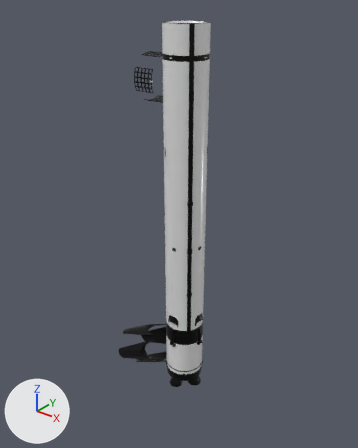
The glTF model public/lab/3dModels/rocket_model_v1.glb: old version first, new version second.
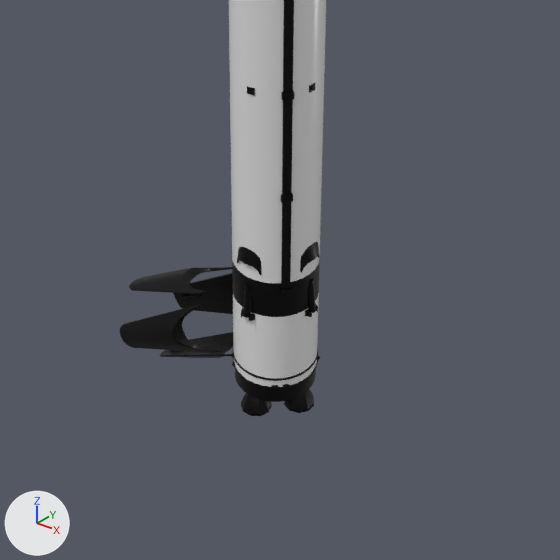
The first picture shows the older version from a 50 mm lens placed at (13.47, -17.32, 21.16), pointed at (-0.56, 0.22, 10.28). The close-ups show the older and then the newer version on the part from 19% to 85% of the width and 47% to 100% of the height of that picture. Only the edits that show in the close-ups are written down. The axes (+X, +Y, +Z) are drawn at lower left. The lights are the same throughout. Both versions are drawn at frame 120 of the action 'LandingPadAnim.001'; the numbers are the values there. Vertices at exactly the same position are counted once.

In view in the first close-up: 'Cube.003', 'LandingPad', 'MainBody', 'MainBody.001', 'N1' and 4 more.
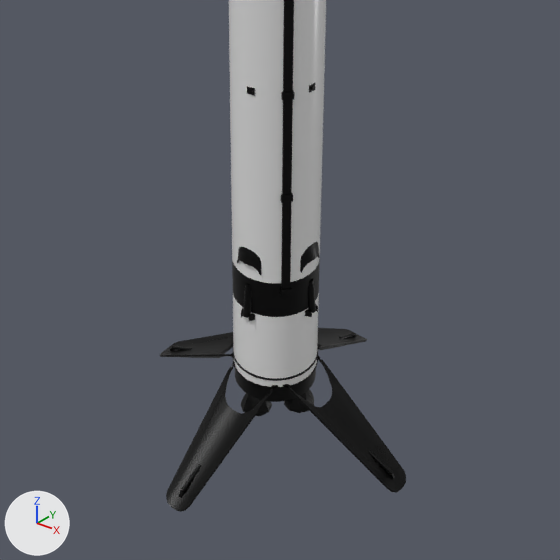
Not visible in the close-ups: 'PadAnchor_270'.

The change in detail:
me_cube_004 is used by ob_landingpad; parent ob_rocketmodel; location (-0.845, 0.613, 1.868); rotation (2.094, 0.0, -1.571), in degrees (120, 0, -90).
me_cube_004 had 1920 vertices, 3792 faces and spanned x -0.55..1.78, y -0.32..2.01, z -0.02..3.38.
me_cube_004 now has 480 vertices, 948 faces and spans x -0.03..1.26, y -0.32..0.04, z -0.02..3.38.
me_cube_004 part 1: 9 loose pieces with 1440 vertices, spanning x -0.55..1.78, y 0.2..2.01, z -0.02..3.38, are deleted.
Mesh me_cube_003 is new.
It has 28 vertices, 52 faces and spans x -0.0276..0.0822, y -0.0358..0.0358, z -0.0645..0.0743.
It uses material mat_secondarycolor (black #000000).
Mesh me_cylinder_026 is new.
It has 40 vertices, 76 faces and spans x -0.042..0.042, y -0.042..0.042, z -0.001..0.699.
It uses material mat_secondarycolor (black #000000).
Object 'H6_270' (ob_h6_270) is new; it shows me_cylinder_026.
Its parent is ob_padanchor_270.
Its location is (0.0432, 0.0, 0.064).
Its rotation in degrees is (0, 67, 0).
Object 'PadAnchor_270' (ob_padanchor_270) is new; it shows me_cube_003.
Its parent is ob_landingpad_270.
Its location is (0.613, -0.106, 3.051).
Its rotation in degrees is (0, 120, 90).
Object 'LandingPad_270' (ob_landingpad_270) is new; it shows me_cube_004.
Its parent is ob_legpivot_270.
Its location is (-0.845, 0.613, 1.868).
Its rotation in degrees is (120, 0, -90).
Object 'LegPivot_270' (ob_legpivot_270) is new.
Its parent is ob_rocketmodel.
Its location is (0.0, 0.0, 0.0).
Its rotation in degrees is (0, 0, -90).
Object 'H6_180' (ob_h6_180) is new; it shows a copy of me_cylinder_026.
Its parent is ob_padanchor_180.
Its location is (0.0432, 0.0, 0.064).
Its rotation in degrees is (0, 67, 0).
Object 'PadAnchor_180' (ob_padanchor_180) is new; it shows a copy of me_cube_003.
Its parent is ob_landingpad_180.
Its location is (0.613, -0.106, 3.051).
Its rotation in degrees is (0, 120, 90).
Object 'LandingPad_180' (ob_landingpad_180) is new; it shows me_cube_004.
Its parent is ob_legpivot_180.
Its location is (-0.845, 0.613, 1.868).
Its rotation in degrees is (120, 0, -90).
Object 'LegPivot_180' (ob_legpivot_180) is new.
Its parent is ob_rocketmodel.
Its location is (0.0, 0.0, 0.0).
Its rotation in degrees is (0, 0, -180).
Object 'H6_090' (ob_h6_090) is new; it shows a copy of me_cylinder_026.
Its parent is ob_padanchor_090.
Its location is (0.0432, 0.0, 0.064).
Its rotation in degrees is (0, 67, 0).
Object 'PadAnchor_090' (ob_padanchor_090) is new; it shows a copy of me_cube_003.
Its parent is ob_landingpad_090.
Its location is (0.613, -0.106, 3.051).
Its rotation in degrees is (0, 120, 90).
Object 'LandingPad_090' (ob_landingpad_090) is new; it shows me_cube_004.
Its parent is ob_legpivot_090.
Its location is (-0.845, 0.613, 1.868).
Its rotation in degrees is (120, 0, -90).
Object 'LegPivot_090' (ob_legpivot_090) is new.
Its parent is ob_rocketmodel.
Its location is (0.0, 0.0, 0.0).
Its rotation in degrees is (0, 0, 90).

Where the change shows, as pixel boxes [x1, y1, x2, y2] in the close-ups (560 x 560 px):
'LandingPad', reshaped
    before: [119, 267, 233, 358]
    after: [160, 332, 233, 358]
'LandingPad_090', added (black)
    after: [166, 364, 273, 512]
'LandingPad_180', added (black)
    after: [288, 358, 406, 493]
'LandingPad_270', added (black)
    after: [317, 328, 367, 350]
'H6_090', added
    after: [181, 464, 202, 492]
'H6_180', added
    after: [368, 450, 393, 474]
'H6_270', added
    after: [339, 332, 355, 339]
'PadAnchor_180', added
    after: [389, 473, 395, 479]
'PadAnchor_090', added
    after: [179, 491, 184, 498]
part 1 of me_cube_004, deleted (black)
    before: [119, 267, 233, 353]
